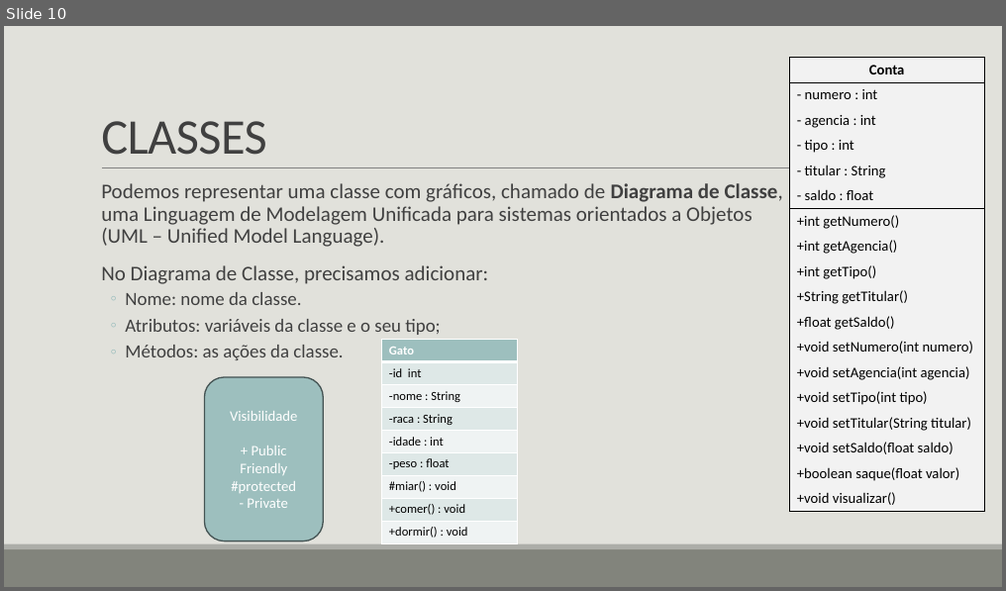
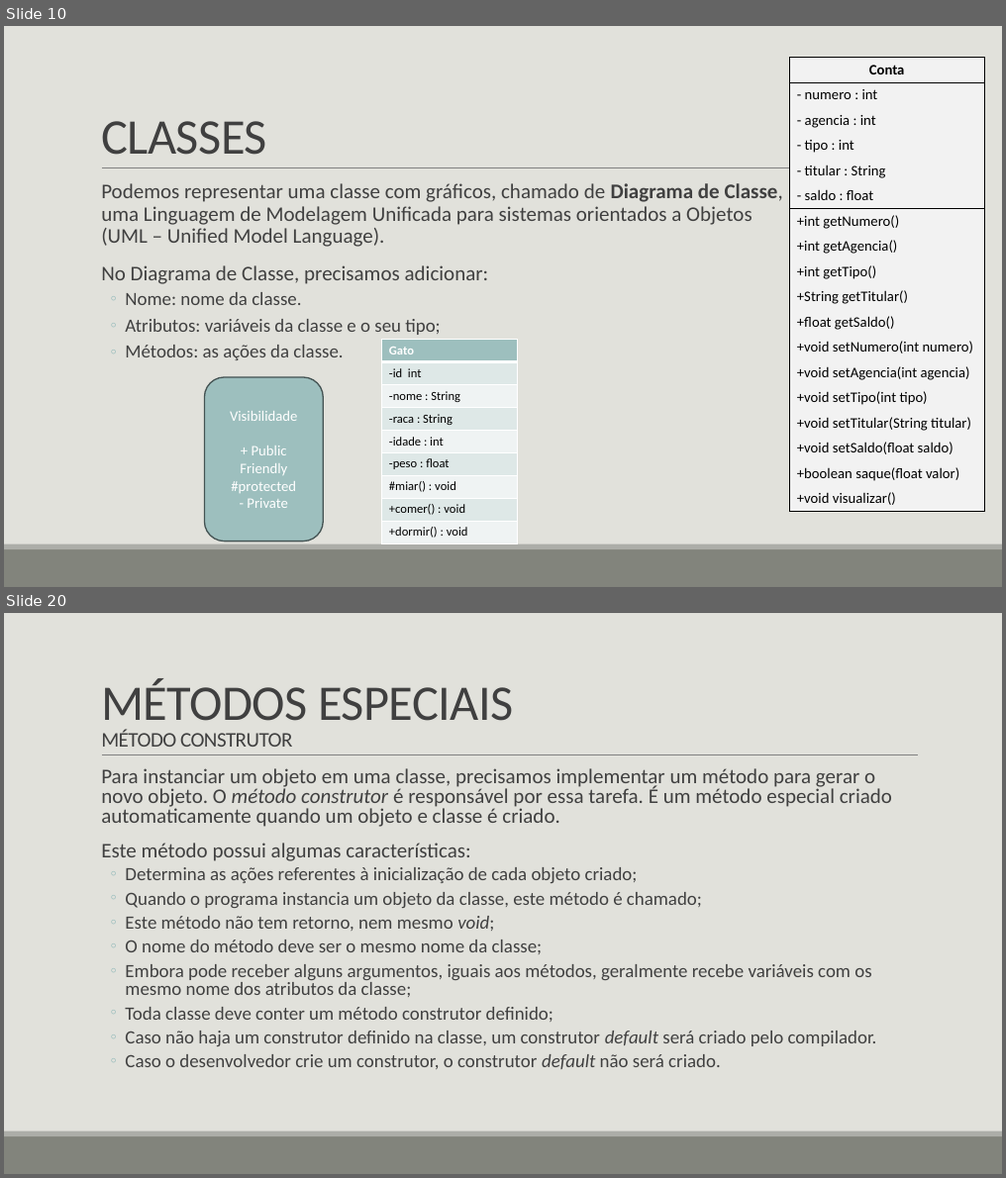
Before and after one commit to LucasHerculanoAmaro/Minhas-Aulas, a slide deck: Euripedes Simões de Paula/Java/Programação Orientada a Objetos/Programação Orientada a Objetos.pptx. Shown one above the other, each under a label of ours: slide 10 before the commit, slides 10 and 20 after it; the slides between them are not shown. The pictures are 1006x591 and 1006x1178 pixels, drawn with LibreOffice and Linux fonts; fonts in the diff are those of the drawing. Boxes give left, top, right and bottom in pixels: in the first picture for what was removed or moved away, otherwise in the second. Text is boxed around its words. In the diff, an @@ line names an element or a change of style, - is before the commit and + after.

```diff
--- a/Euripedes Simões de Paula/Java/Programação Orientada a Objetos/Programação Orientada a Objetos.pptx
+++ b/Euripedes Simões de Paula/Java/Programação Orientada a Objetos/Programação Orientada a Objetos.pptx
@@ slide 20 added at box(4, 613, 1002, 1174), background #E1E1DB; not listed: 3 template elements that a slide beside it also shows @@
@@ title added at box(101, 678, 514, 747), 48 pt, text #404040 @@
+MÉTODOS ESPECIAIS
+MÉTODO CONSTRUTOR
@@ text added at box(101, 768, 892, 1069), 18 pt, text #404040 @@
+  Para instanciar um objeto em uma classe, precisamos implementar um método para gerar o novo objeto. O método construtor é responsável por essa tarefa. É um método especial criado automaticamente quando um objeto e classe é criado.
+  Este método possui algumas características:
+  ◦ Determina as ações referentes à inicialização de cada objeto criado;
+  ◦ Quando o programa instancia um objeto da classe, este método é chamado;
+  ◦ Este método não tem retorno, nem mesmo void;
+  ◦ O nome do método deve ser o mesmo nome da classe;
+  ◦ Embora pode receber alguns argumentos, iguais aos métodos, geralmente recebe variáveis com os mesmo nome dos atributos da classe;
+  ◦ Toda classe deve conter um método construtor definido;
+  ◦ Caso não haja um construtor definido na classe, um construtor default será criado pelo compilador.
+  ◦ Caso o desenvolvedor crie um construtor, o construtor default não será criado.
```
Also in this commit, not shown: 3 slides changed, 14 other slides added, 1 other file.
